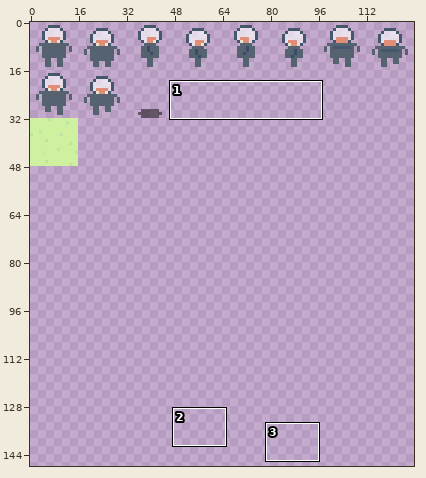
Sprite sheet: ld34/assets/textures.png. Above: a wide view before the commit, with the close-up outlined.
Close-up. First the earlier version:
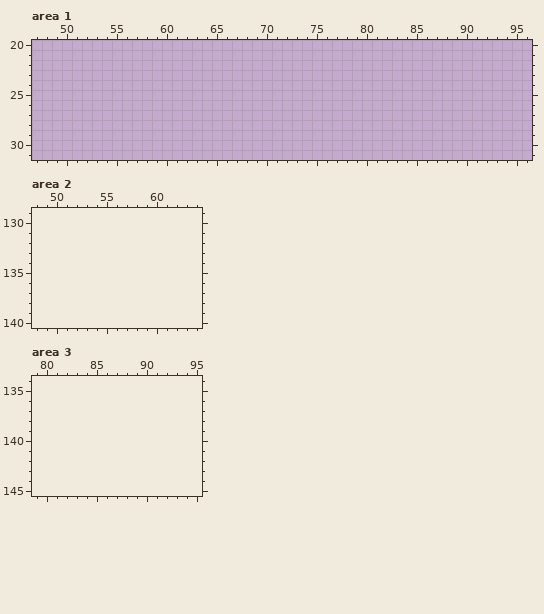
The file is 128x128 pixels. Shown: area 1: x 47..96, y 20..31; area 2: x 48..64, y 129..140; area 3: x 79..95, y 134..145. The old version is drawn lined up with the new one, on the new canvas. The wide view leaves out empty margins. The commit also changed other parts of the picture, which this record leaves out.
Palette (. is transparent): 
And afterwards:
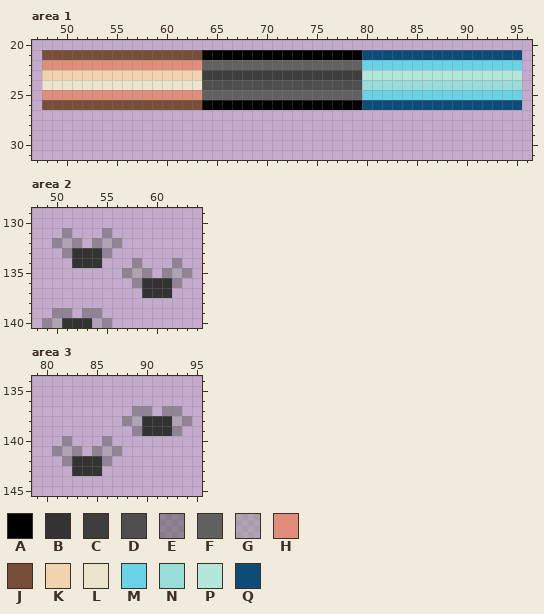
Colours new in this view: A #000000  B #333333  C #3e3e3e  D #4e4e4e  E #5b5b5b7e  F #616161  G #9c9c9c7e  H #e08e79  J #774f38  K #f1d4af  L #ece5ce  M #69d2e7  N #98ddda  P #b4e6da  Q #0d4b79
The edit:
{"change": "canvas 128x128 -> 128x160"}
{"where": "area 1"}
{"y":21,"x":48,"old":"................................................","new":"JJJJJJJJJJJJJJJJAAAAAAAAAAAAAAAAQQQQQQQQQQQQQQQQ"}
{"y":22,"x":48,"old":"................................................","new":"HHHHHHHHHHHHHHHHFFFFFFFFFFFFFFFFMMMMMMMMMMMMMMMM"}
{"y":23,"x":48,"old":"................................................","new":"KKKKKKKKKKKKKKKKCCCCCCCCCCCCCCCCPPPPPPPPPPPPPPPP"}
{"y":24,"x":48,"old":"................................................","new":"LLLLLLLLLLLLLLLLDDDDDDDDDDDDDDDDNNNNNNNNNNNNNNNN"}
{"y":25,"x":48,"old":"................................................","new":"HHHHHHHHHHHHHHHHFFFFFFFFFFFFFFFFMMMMMMMMMMMMMMMM"}
{"y":26,"x":48,"old":"................................................","new":"JJJJJJJJJJJJJJJJAAAAAAAAAAAAAAAAQQQQQQQQQQQQQQQQ"}
{"where": "area 2"}
{"y":131,"x":51,"old":".","new":"E"}
{"y":131,"x":55,"old":".","new":"E"}
{"y":132,"x":50,"old":"...","new":"EGE"}
{"y":132,"x":54,"old":"...","new":"EGE"}
{"y":133,"x":51,"old":".....","new":"EBBBE"}
{"y":134,"x":52,"old":"...","new":"BBB"}
{"y":134,"x":58,"old":".","new":"E"}
{"y":134,"x":62,"old":".","new":"E"}
{"y":135,"x":57,"old":"...","new":"EGE"}
{"y":135,"x":61,"old":"...","new":"EGE"}
{"y":136,"x":58,"old":".....","new":"EBBBE"}
{"y":137,"x":59,"old":"...","new":"BBB"}
{"y":139,"x":50,"old":"..","new":"EE"}
{"y":139,"x":53,"old":"..","new":"EE"}
{"y":140,"x":49,"old":".......","new":"EGBBBGE"}
{"where": "area 3"}
{"y":137,"x":89,"old":"..","new":"EE"}
{"y":137,"x":92,"old":"..","new":"EE"}
{"y":138,"x":88,"old":".......","new":"EGBBBGE"}
{"y":139,"x":89,"old":".....","new":"EBBBE"}
{"y":140,"x":82,"old":".","new":"E"}
{"y":140,"x":86,"old":".","new":"E"}
{"y":141,"x":81,"old":"...","new":"EGE"}
{"y":141,"x":85,"old":"...","new":"EGE"}
{"y":142,"x":82,"old":".....","new":"EBBBE"}
{"y":143,"x":83,"old":"...","new":"BBB"}
{"label":"added","picture_box":[42,50,522,110]}
{"label":"added","picture_box":[42,228,192,328]}
{"label":"added","picture_box":[52,406,192,476]}
